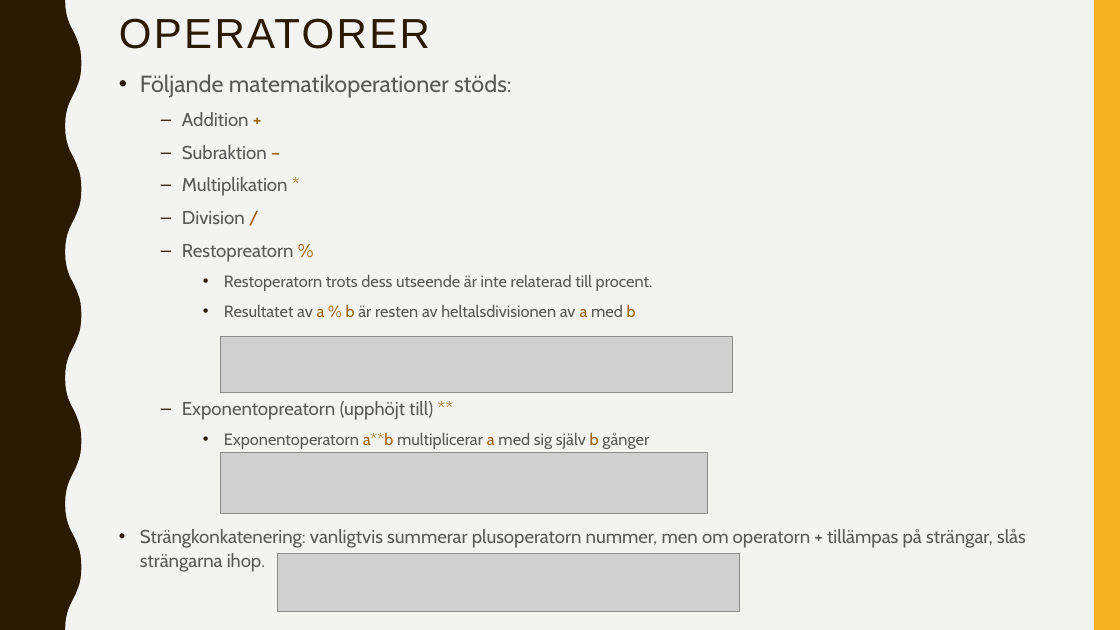
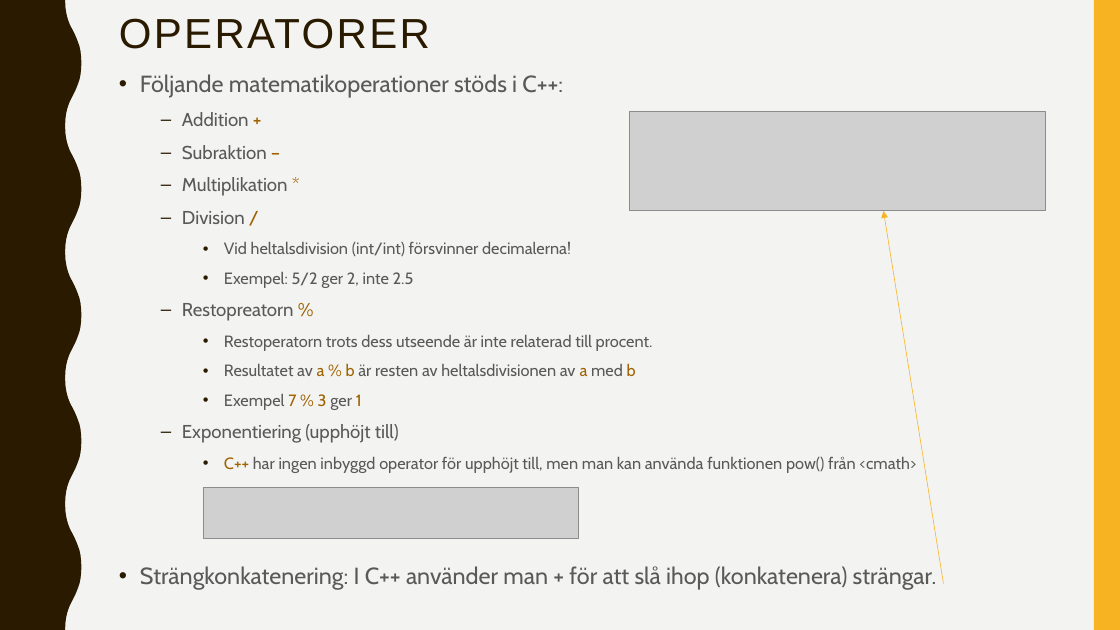
Before and after one commit to abbindustrigymnasium/hitachigymnasiet-250s-programmingexercises-programmering1-2025, a slide deck: slide 6 of C++/C++.pptx. Drawn at 1120x630 pixels with LibreOffice and Linux fonts; fonts in the diff are those of the drawing; grey boxes stand for pictures. Boxes give left, top, right and bottom in pixels: in the first picture for what was removed or moved away, otherwise in the second. Text is boxed around its words. In the diff, an @@ line names an element or a change of style, - is before the commit and + after.

```diff
--- a/C++/C++.pptx
+++ b/C++/C++.pptx
@@ text at (140,74,563,98): text changed @@
-• Följande matematikoperationer stöds:
+• Följande matematikoperationer stöds i C++:
@@ picture added at (629,112,1046,211) @@
@@ arrow added from (944, 584) to (884, 211), #F8B323 0.5 pt @@
@@ text at (224,242,571,288): paragraphs added @@
+    • Vid heltalsdivision (int/int) försvinner decimalerna!
+    • Exempel: 5/2 ger 2, inte 2.5
@@ picture removed at (220,337,733,392) @@
@@ text at (140,394,937,590): text changed; size 16 to 14 pt @@
-  – Exponentopreatorn (upphöjt till) **
-    • Exponentoperatorn a**b multiplicerar a med sig själv b gånger
-• Strängkonkatenering: vanligtvis summerar plusoperatorn nummer, men om operatorn + tillämpas på strängar, slås strängarna ihop.
+    • Exempel 7 % 3 ger 1
+  – Exponentiering (upphöjt till)
+    • C++ har ingen inbyggd operator för upphöjt till, men man kan använda funktionen pow() från <cmath>
+• Strängkonkatenering: I C++ använder man + för att slå ihop (konkatenera) strängar.
@@ picture removed at (220,453,707,514) @@
@@ picture added at (203,487,578,539) @@
@@ picture removed at (278,554,739,611) @@
```
Also in this commit, not shown: 1 other slide changed, 1 other file.
